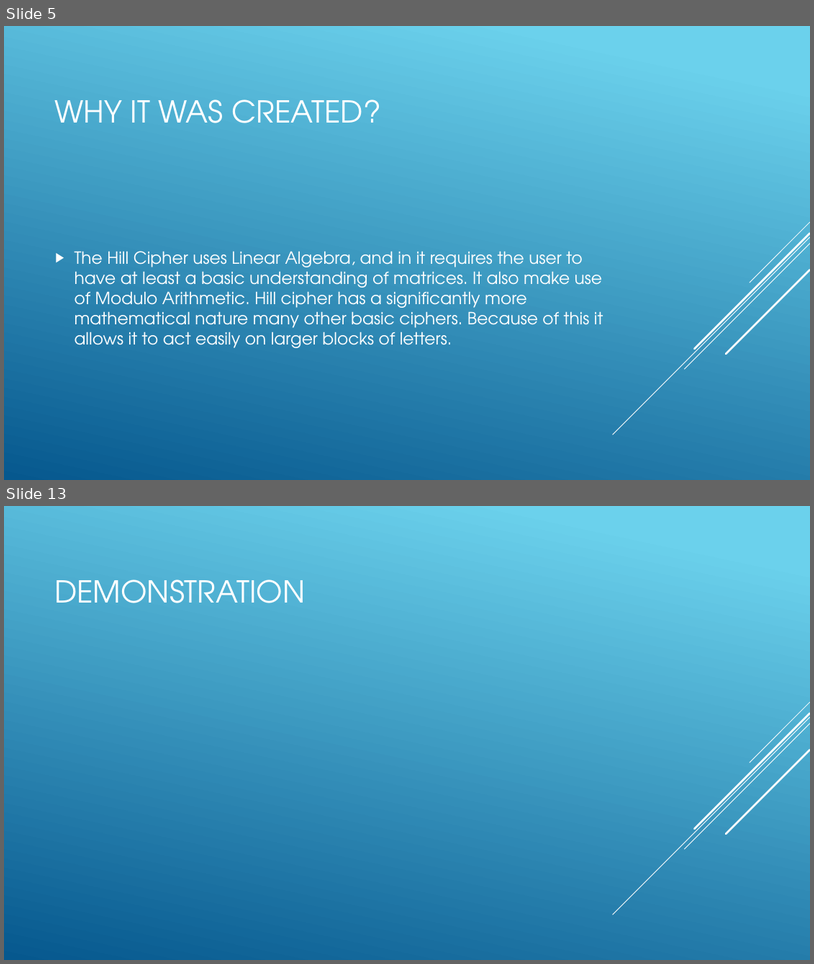
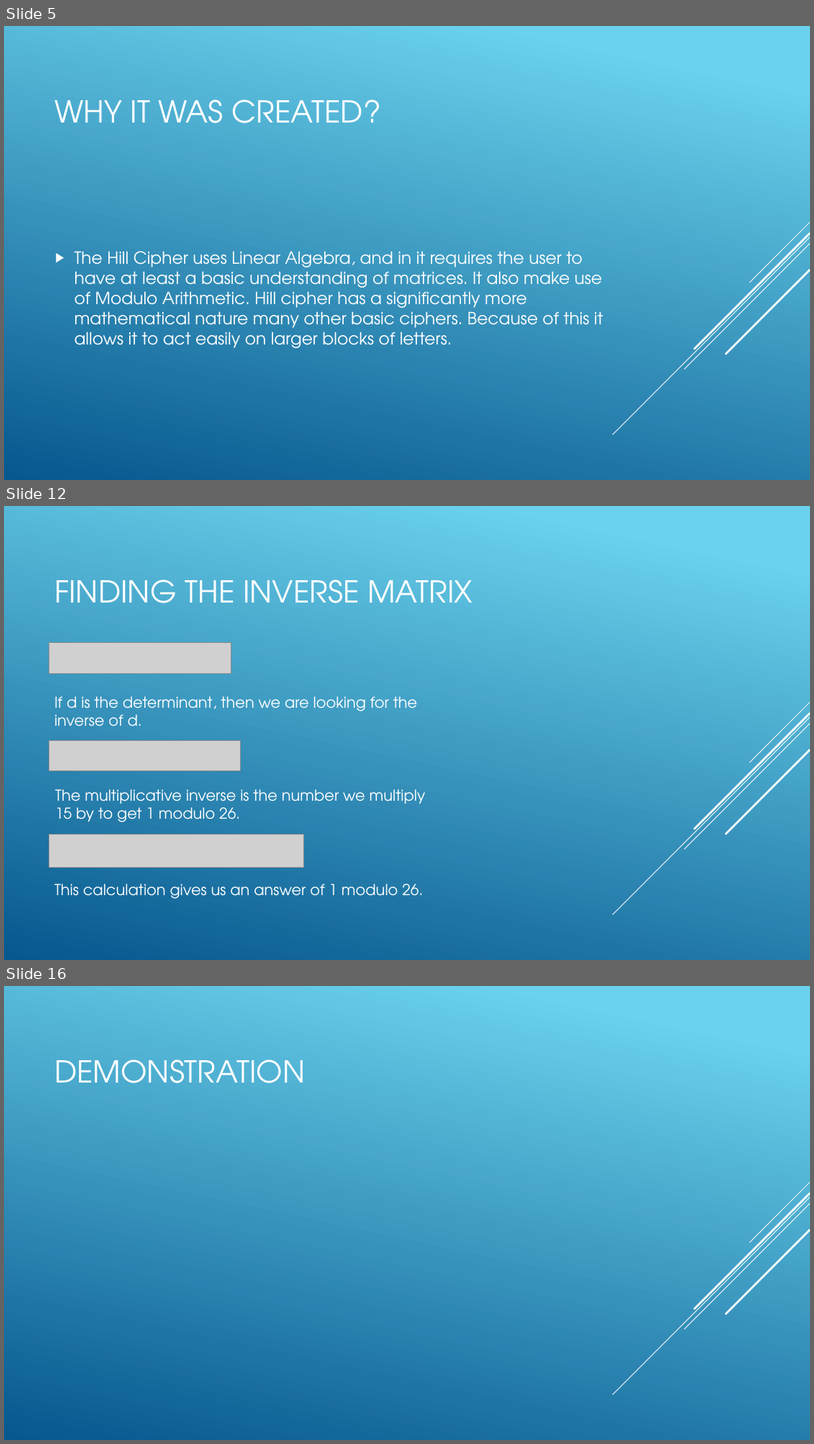
Before and after one commit to TheJonBovi/Hill-Cipher, a slide deck: CST407FinalPP.pptx. Shown one above the other, each under a label of ours: slides 5 and 13 before the commit, slides 5, 12 and 16 after it; the slides between them are not shown. The pictures are 814x964 and 814x1444 pixels, drawn with LibreOffice and Linux fonts; fonts in the diff are those of the drawing; grey boxes stand for pictures. Boxes give left, top, right and bottom in pixels: in the first picture for what was removed or moved away, otherwise in the second. Text is boxed around its words. In the diff, an @@ line names an element or a change of style, - is before the commit and + after.

```diff
--- a/CST407FinalPP.pptx
+++ b/CST407FinalPP.pptx
@@ slide 12 added at bbox=[4, 506, 810, 960], background gradient #6ED2EB to #06588E; not listed: 5 template elements that a slide beside it also shows @@
@@ title added at bbox=[54, 579, 473, 603], 36 pt, text #FFFFFF @@
+FINDING THE INVERSE MATRIX
@@ picture added at bbox=[49, 643, 232, 674] @@
@@ text added at bbox=[54, 696, 418, 726], 18 pt, text #FFFFFF @@
+If d is the determinant, then we are looking for the inverse of d.
@@ picture added at bbox=[49, 741, 241, 770] @@
@@ text added at bbox=[55, 789, 426, 822], 18 pt, text #FFFFFF @@
+The multiplicative inverse is the number we multiply 15 by to get 1 modulo 26.
@@ picture added at bbox=[49, 834, 304, 867] @@
@@ text added at bbox=[54, 883, 423, 898], 18 pt, text #FFFFFF @@
+This calculation gives us an answer of 1 modulo 26.
@@ what was slide 13 is now slide 16 @@
```
Also in this commit, not shown: 7 slides changed, 2 other slides added.
